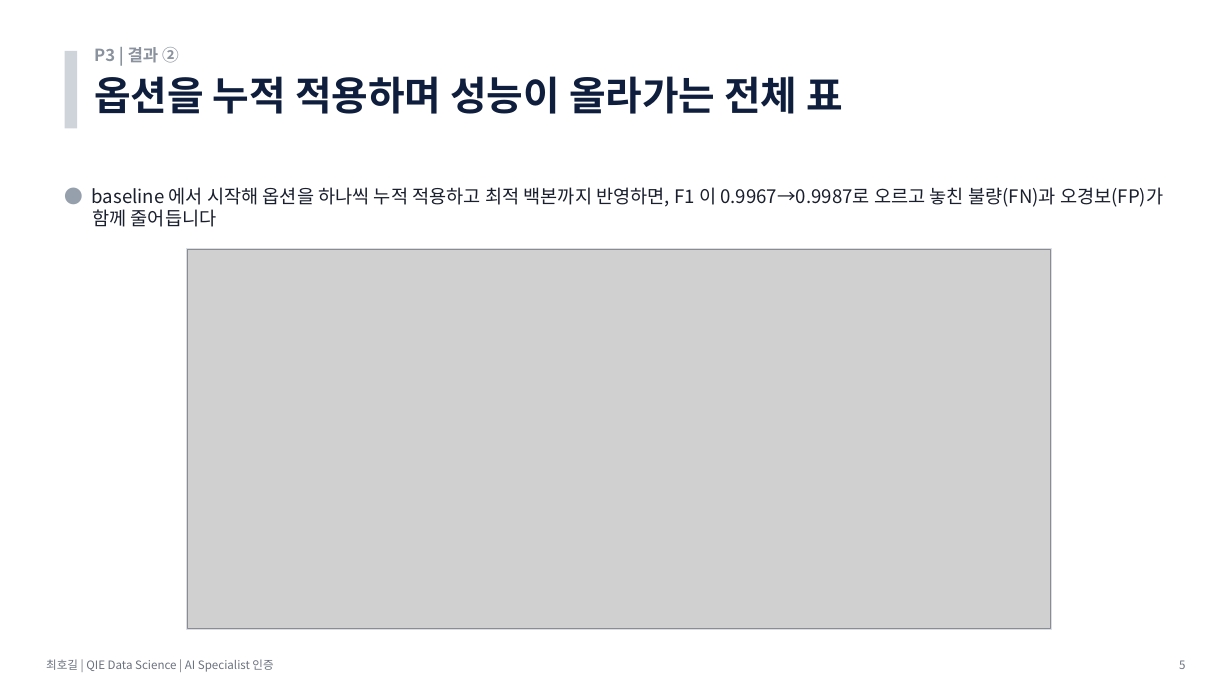
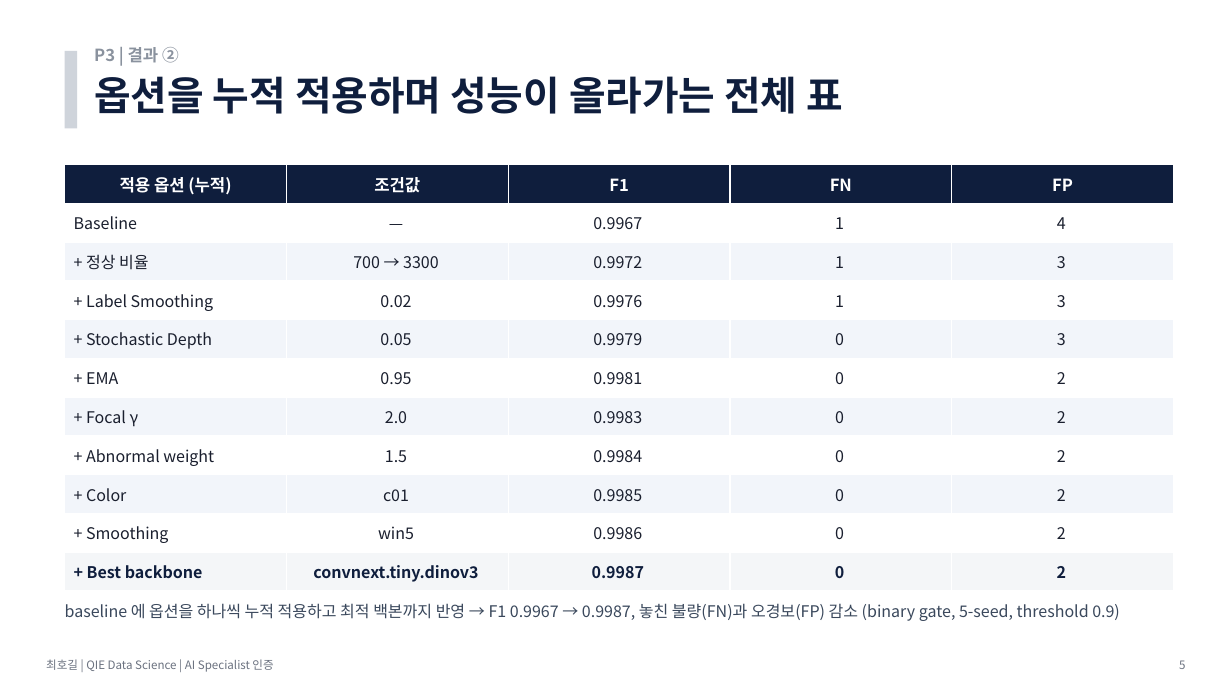
Before and after one commit to hogil/fbm_paper, a slide deck: slide 5 of recommendation/presentation/발표_P3_데이터생성_최호길.pptx. Drawn at 1232x693 pixels with LibreOffice and Linux fonts; fonts in the diff are those of the drawing; grey boxes stand for pictures. Boxes give left, top, right and bottom in pixels: in the first picture for what was removed or moved away, otherwise in the second. Text is boxed around its words. In the diff, an @@ line names an element or a change of style, - is before the commit and + after.

```diff
--- a/recommendation/presentation/발표_P3_데이터생성_최호길.pptx
+++ b/recommendation/presentation/발표_P3_데이터생성_최호길.pptx
@@ table added at [65,165,1174,592], 11 rows, 5 columns @@
+적용 옵션 (누적) | 조건값 | F1 | FN | FP
+Baseline | — | 0.9967 | 1 | 4
++ 정상 비율 | 700 → 3300 | 0.9972 | 1 | 3
++ Label Smoothing | 0.02 | 0.9976 | 1 | 3
++ Stochastic Depth | 0.05 | 0.9979 | 0 | 3
++ EMA | 0.95 | 0.9981 | 0 | 2
++ Focal γ | 2.0 | 0.9983 | 0 | 2
++ Abnormal weight | 1.5 | 0.9984 | 0 | 2
++ Color | c01 | 0.9985 | 0 | 2
++ Smoothing | win5 | 0.9986 | 0 | 2
++ Best backbone | convnext.tiny.dinov3 | 0.9987 | 0 | 2
@@ rectangle removed at [187,249,1052,629] @@
@@ picture removed at [188,250,1051,628] @@
@@ text at [65,603,1120,621]: text changed; size 14.5 to 12.5 pt; text colour #1A1F2E to #3A485C @@
-● baseline 에서 시작해 옵션을 하나씩 누적 적용하고 최적 백본까지 반영하면, F1 이 0.9967→0.9987로 오르고 놓친 불량(FN)과 오경보(FP)가 함께 줄어듭니다
+baseline 에 옵션을 하나씩 누적 적용하고 최적 백본까지 반영 → F1 0.9967 → 0.9987, 놓친 불량(FN)과 오경보(FP) 감소 (binary gate, 5-seed, threshold 0.9)
```
Also in this commit, not shown: 1 other slide changed, 2 other files.
